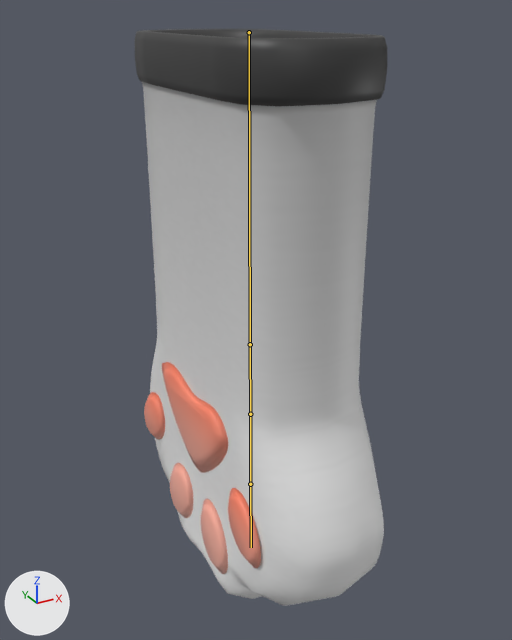
The FBX model Assets/3DModels/Alpha/Hands/kitchen_gloves.fbx: old version first, new version second.
Camera for both pictures: a 50 mm lens placed at (-0.169, -0.314, 0.01), pointed at (0.002, -0.003, -0.145). Lighting does not change. The marker at lower left points along +X, +Y and +Z. The older version comes first. The bones that bend it are drawn over the model as lines.

Objects in the first picture: 'Luva.v5.001'.
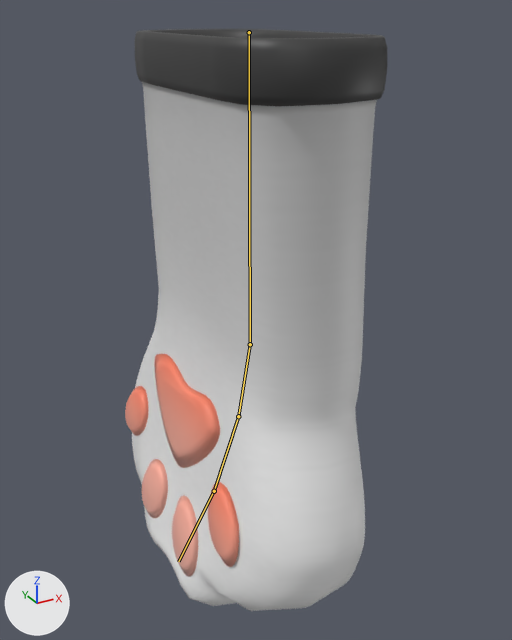
The newer file adds an action. The first version stands in its rest pose; the second is drawn at frame 1 of the action 'Relaxed'.

The change in detail:
Bone 'Bone.001' (bone_bone_001) turns from (0, 0, 0) to (10, 0, 0) degrees about its own x, y and z.

Where the change shows, as pixel boxes [x1, y1, x2, y2] in the pictures (512 x 640 px):
'Luva.v5.001', posed: before [135, 29, 387, 606]; after [125, 29, 387, 611]
bone 'Bone.001', root to tip: before (250, 344) to (250, 414); after (250, 344) to (238, 416)
